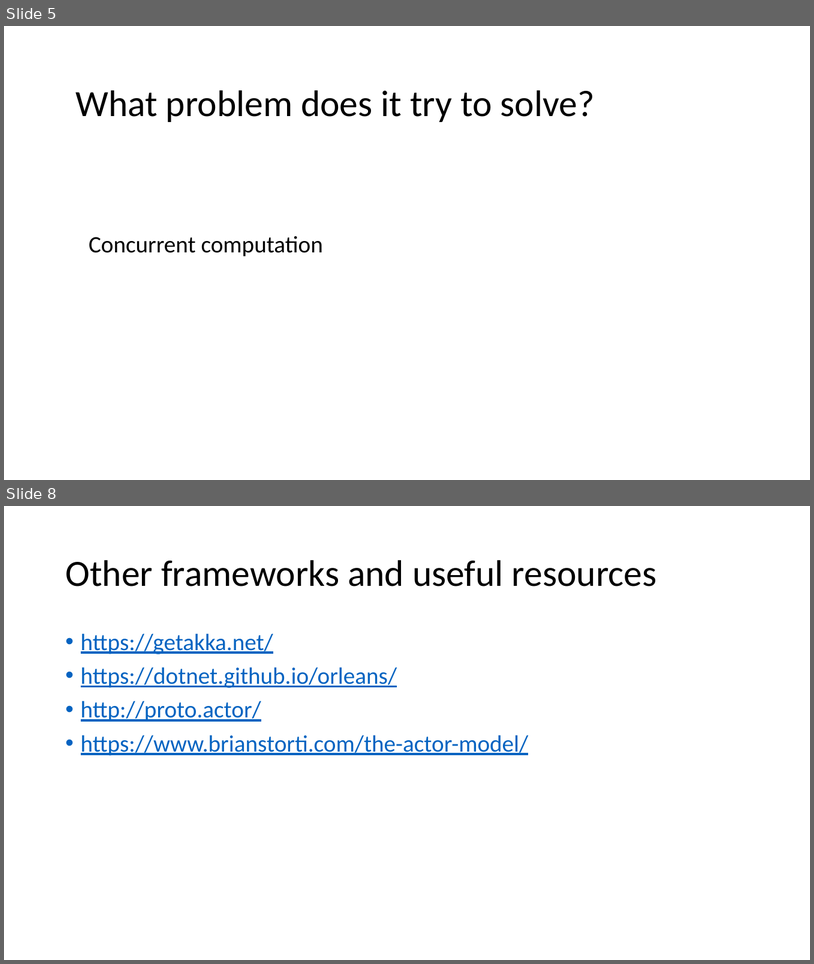
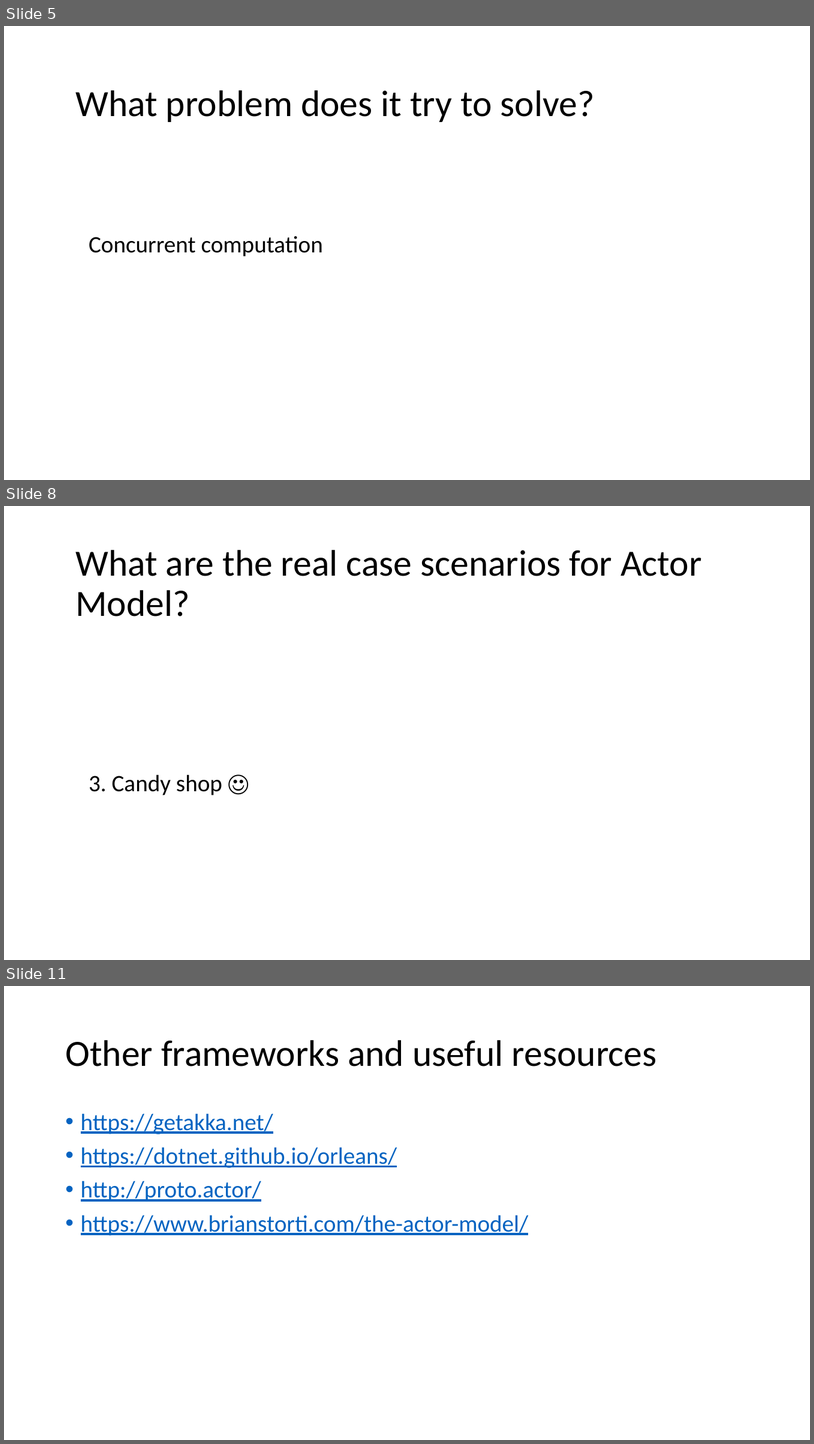
Before and after one commit to plitwinski/akka-dot-net-as-an-example-of-actor-model-presentation, a slide deck: presentation/english/akka-dotnet-as-an-example-of-actor-model.pptx. Shown one above the other, each under a label of ours: slides 5 and 8 before the commit, slides 5, 8 and 11 after it; the slides between them are not shown. The pictures are 814x964 and 814x1444 pixels, drawn with LibreOffice and Linux fonts; fonts in the diff are those of the drawing. Boxes give left, top, right and bottom in pixels: in the first picture for what was removed or moved away, otherwise in the second. Text is boxed around its words. In the diff, an @@ line names an element or a change of style, - is before the commit and + after.

```diff
--- a/presentation/english/akka-dotnet-as-an-example-of-actor-model.pptx
+++ b/presentation/english/akka-dotnet-as-an-example-of-actor-model.pptx
@@ slide 8 added at (4,506,810,960), background #FFFFFF @@
@@ text added at (75,550,702,616), 44 pt, text #000000 @@
+What are the real case scenarios for Actor Model?
@@ title added at (89,774,222,795), 28 pt, text #000000 @@
+3. Candy shop ☺
@@ what was slide 8 is now slide 11 @@
```
Also in this commit, not shown: 2 slides changed, 2 other slides added, 17 other files.
